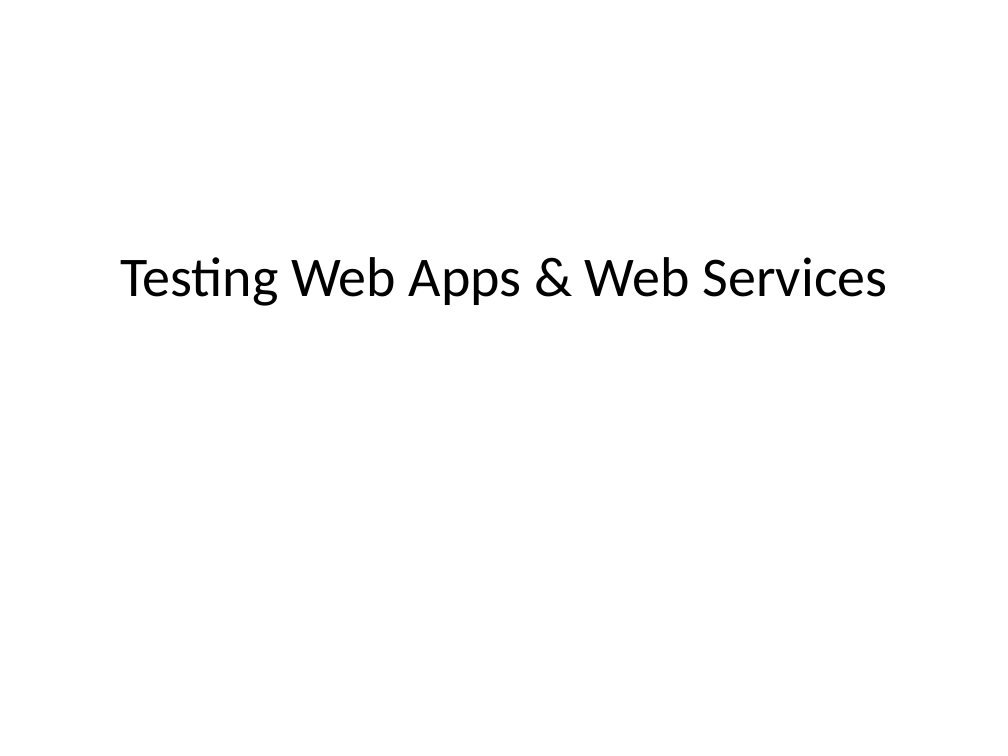
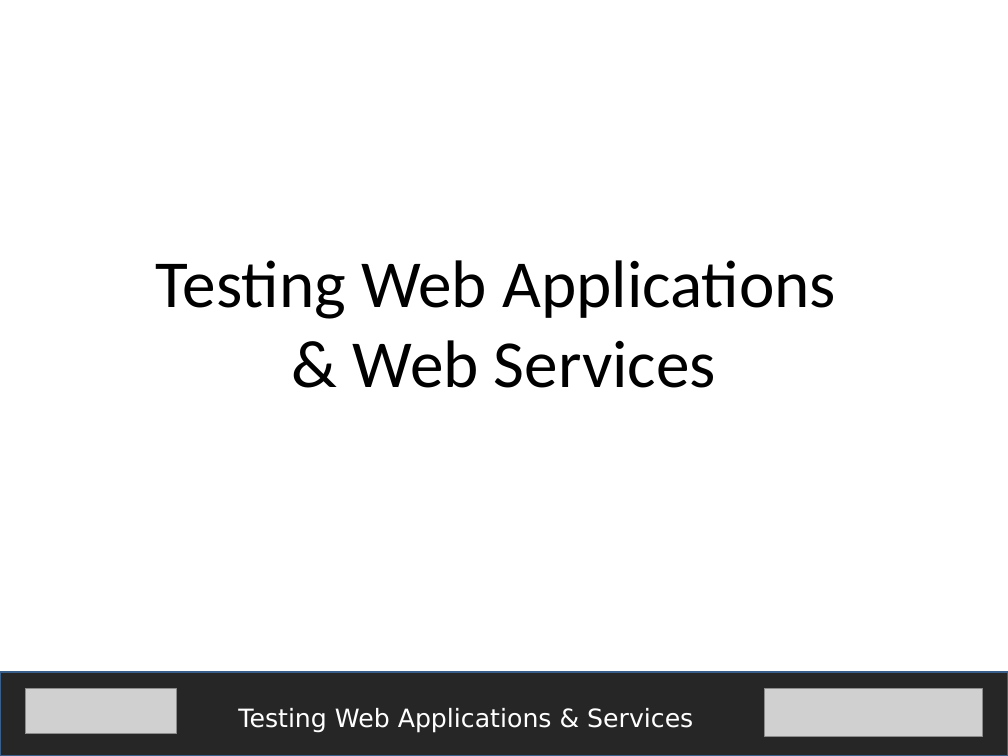
Before and after one commit to fijiaaron/testing-web-apps-and-services, a slide deck: slide 1 of presentations/Introduction.pptx. Drawn at 1008x756 pixels with LibreOffice and Linux fonts; fonts in the diff are those of the drawing; grey boxes stand for pictures. Boxes give left, top, right and bottom in pixels: in the first picture for what was removed or moved away, otherwise in the second. Text is boxed around its words. In the diff, an @@ line names an element or a change of style, - is before the commit and + after.

Commit message:
First presentation (introduction) is done except for minor edits, formatting, and pictures(?) but document still needs some work.

```diff
--- a/presentations/Introduction.pptx
+++ b/presentations/Introduction.pptx
@@ text "Testing Web Applications" at [156, 260, 836, 388]: vertical alignment middle to top @@
@@ text at [156, 260, 836, 388]: text changed; size 40 to 48 pt @@
-Testing Web Apps & Web Services
+Testing Web Applications
+& Web Services
@@ rectangle added at [0, 672, 1008, 756], fill #262626, outline #3A5F8C 2 pt @@
@@ picture added at [25, 688, 176, 734] @@
@@ picture added at [764, 688, 983, 736] @@
@@ text added at [238, 708, 693, 733], 18 pt, text #FFFFFF @@
+Testing Web Applications & Services
```
Also in this commit, not shown: 17 slides added, 13 slides removed, 1 other file.
